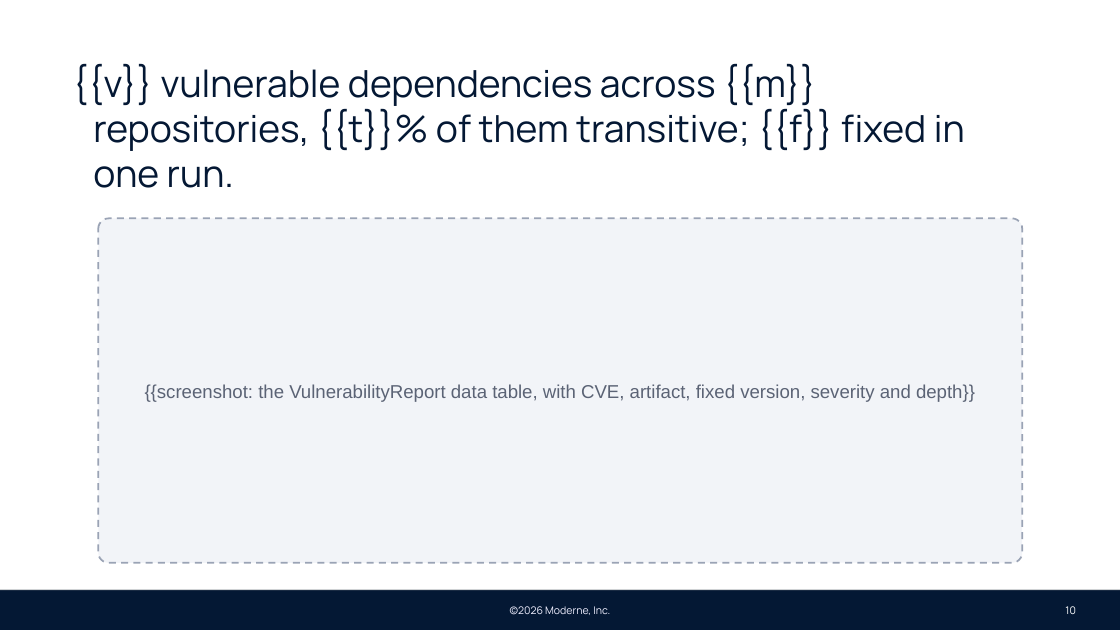
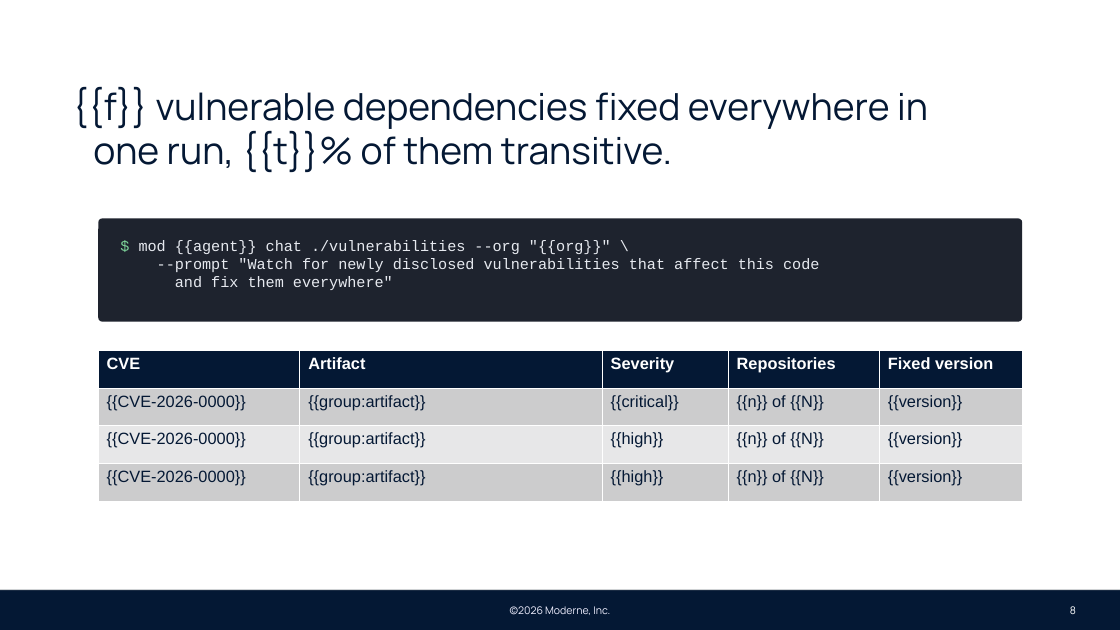
Before and after one commit to moderneinc/moderne-docs, a slide deck: slide 8 of static/decks/moderne-pov.pptx (slide 10 before the commit). Drawn at 1120x630 pixels with LibreOffice and Linux fonts; fonts in the diff are those of the drawing; background and template pictures are left out. Boxes give left, top, right and bottom in pixels: in the first picture for what was removed or moved away, otherwise in the second. Text is boxed around its words. In the diff, an @@ line names an element or a change of style, - is before the commit and + after.

Commit message:
Tell the proof of value as a story of prompts, in windows you can watch, with or without a tenant
The deck is now the script: each slide's command is a step the session runs as a session of its own in a terminal window, from an ordinary fix-code-quality prompt to the same prompt as a standing factory, a migration, a vulnerability watch and a data-flow question, closing on the recipes the agent wrote. A step ends by writing board/<step>.md, which the outer session waits for, so no step needs --unattended. The page and the picker also cover a CLI with no tenant, where the repositories are synced to the machine and --org is left off.

```diff
--- a/static/decks/moderne-pov.pptx
+++ b/static/decks/moderne-pov.pptx
@@ text at [72,87,928,172]: text changed @@
-{{v}} vulnerable dependencies across {{m}} repositories, {{t}}% of them transitive; {{f}} fixed in one run.
+{{f}} vulnerable dependencies fixed everywhere in one run, {{t}}% of them transitive.
@@ rounded rectangle "$ mod {{agent}} chat ./vulnerabilities ...": place and size @@
-rounded rectangle "$ mod {{agent}} chat ./vulnerabilities ..." at [98,218,1023,563]
+rounded rectangle "$ mod {{agent}} chat ./vulnerabilities ..." at [98,218,1023,322]
@@ rounded rectangle "$ mod {{agent}} chat ./vulnerabilities ..." at [98,218,1023,322]: vertical alignment middle to top; fill #F2F4F8 to #1E232E; outline #9AA3B5 1.5 pt dashed to none; proportions changed @@
@@ text in rounded rectangle at [139,240,819,290]: text changed; size 16 to 13 pt; font Arial to Courier New; text colour #5B6375 to #E6E9EF @@
-{{screenshot: the VulnerabilityReport data table, with CVE, artifact, fixed version, severity and depth}}
+$ mod {{agent}} chat ./vulnerabilities --org "{{org}}" \
+--prompt "Watch for newly disclosed vulnerabilities that affect this code
+and fix them everywhere"
@@ table added at [98,350,1023,502], 4 rows, 5 columns @@
+CVE | Artifact | Severity | Repositories | Fixed version
+{{CVE-2026-0000}} | {{group:artifact}} | {{critical}} | {{n}} of {{N}} | {{version}}
+{{CVE-2026-0000}} | {{group:artifact}} | {{high}} | {{n}} of {{N}} | {{version}}
+{{CVE-2026-0000}} | {{group:artifact}} | {{high}} | {{n}} of {{N}} | {{version}}
@@ page number at [1070,606,1076,614]: text changed @@
-10
+8
```
Also in this commit, not shown: 5 other slides changed, 6 slides added, 7 slides removed, 3 other files.
